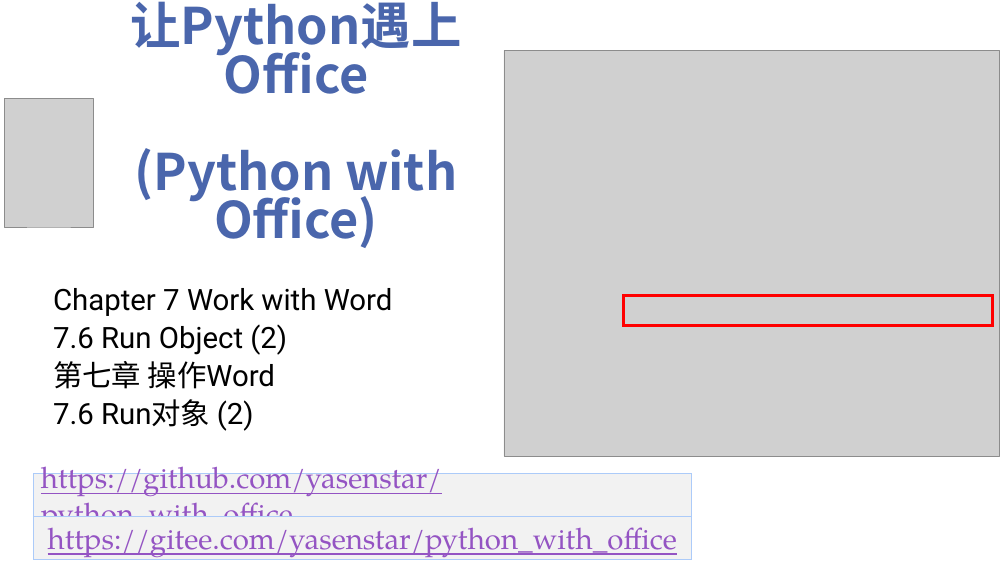
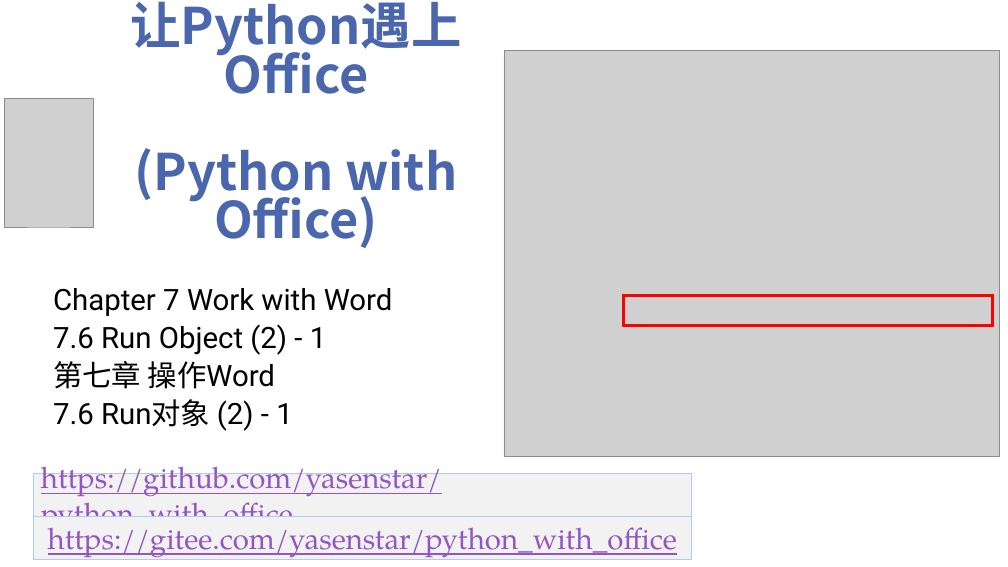
Before and after one commit to yasenstar/python_with_office, a slide deck: slide 48 of Python-with-Office-Video_Covers.pptx. Drawn at 1008x567 pixels with LibreOffice and Linux fonts; fonts in the diff are those of the drawing; grey boxes stand for pictures; background and template pictures are left out. Boxes give left, top, right and bottom in pixels: in the first picture for what was removed or moved away, otherwise in the second. Text is boxed around its words. In the diff, an @@ line names an element or a change of style, - is before the commit and + after.

```diff
--- a/Python-with-Office-Video_Covers.pptx
+++ b/Python-with-Office-Video_Covers.pptx
@@ subtitle at (53, 324, 327, 355): text changed @@
-7.6 Run Object (2)
+7.6 Run Object (2) - 1
@@ subtitle at (53, 399, 293, 431): text changed @@
-7.6 Run对象 (2)
+7.6 Run对象 (2) - 1
```
Also in this commit, not shown: 2 slides added, 2 other files.
